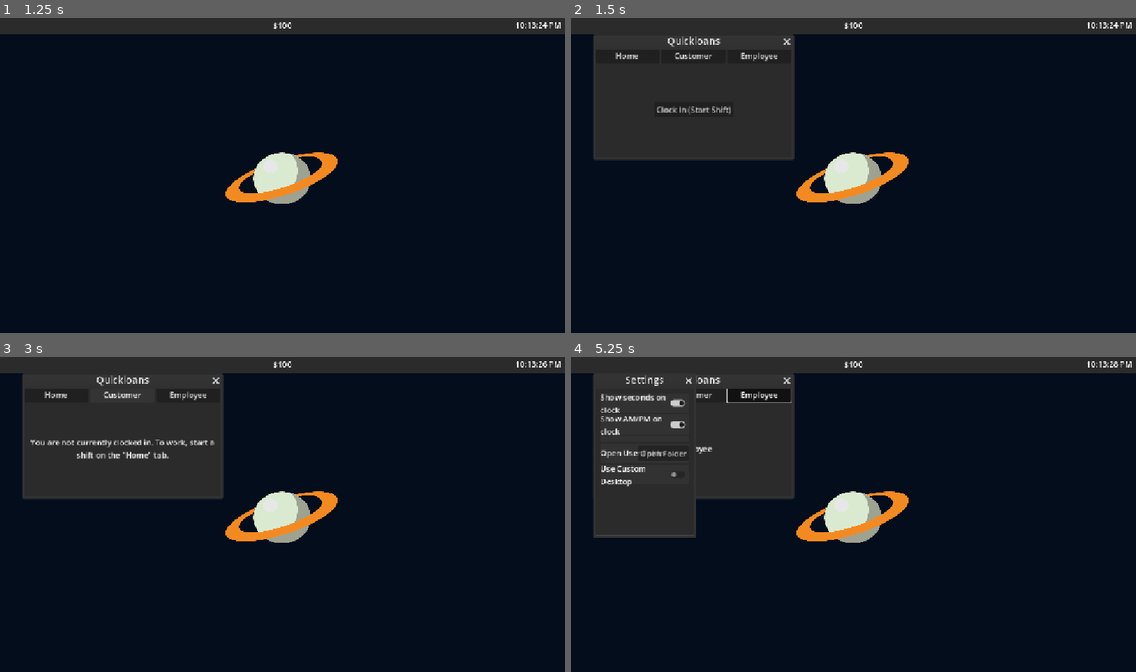
Above: before the commit, frames 1-4 (two rows, left to right).
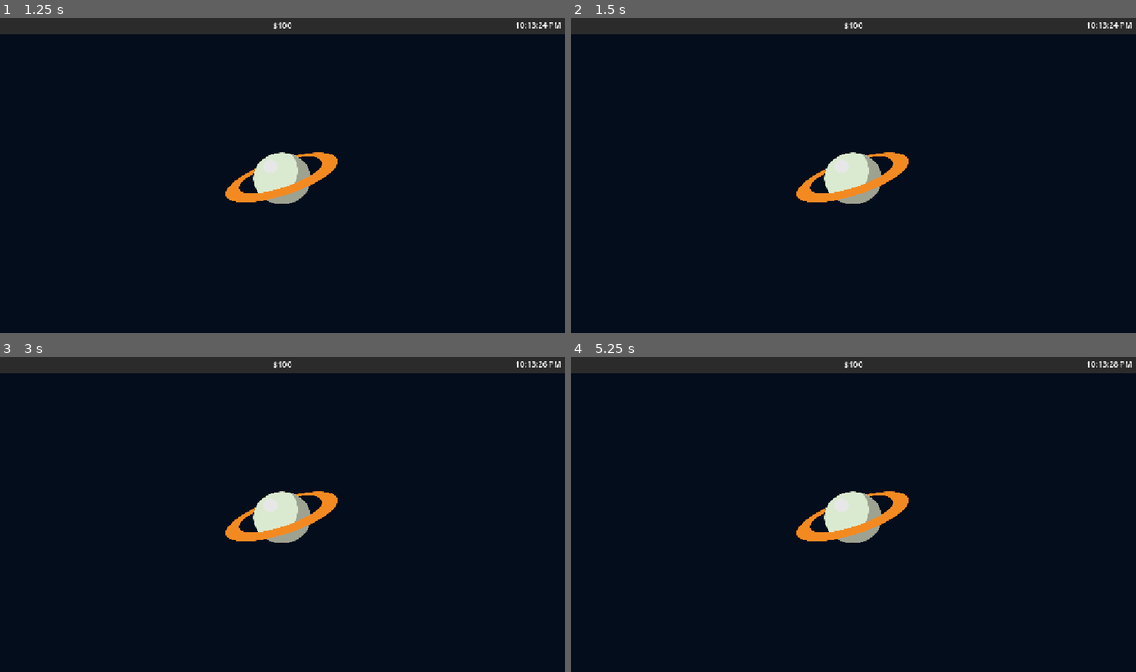
Above: after the commit, the same moments.

Repository: TotsllyRandom/employ-os
Game: Godot game, scene res://scenes/desktop.tscn
Two runs of this game, one before a commit and one after it. Both use one fixed random seed, a clock stepped at 60 frames per second and the inputs below.
Inputs (mouse positions are in pixels of both pictures, inside the frame that each line leads up to):
- Up to frame 1 (1.25 s): tap Enter at 0.5 s; move the mouse to (406, 159) at 0.52 s; hold Right from 0.53 s (still down); tap Alt at 0.6 s; click (406, 159) at 0.67 s
- Up to frame 2 (1.5 s): release Right at 1.25 s; tap Space (Make Window Debug, bound only before the commit) at 1.25 s; drag from (740, 191) to (825, 238) at 1.27 s
- Up to frame 3 (3 s): click (56, 394) at 2 s, where only the run before the commit has a clickable "Home"; click (124, 394) at 2.75 s, where only the run before the commit has a clickable "Customer"
- Up to frame 4 (5.25 s): click (757, 394) at 3.5 s, where only the run before the commit has a clickable "Employee"; tap Enter at 4.25 s; move the mouse to (910, 442) at 4.27 s; hold Right 4.28-5 s; tap Alt at 4.35 s; tap Space (Make Window Debug, bound only before the commit) at 5 s; drag from (825, 577) to (684, 464) at 5.02 s

Frame 1 is identical in both runs. In frame 2, 14% of the frame differs, in the area x 4-40%, y 5-45%; in frame 3, 14%; in frame 4, 16%, in the area x 4-40%, y 5-58%.

Commit message:
Fixed frlcition. Capitalization works now

Diff:
--- a/project.godot
+++ b/project.godot
@@ -50,7 +50,7 @@
 
 "Make Window Debug"={
 "deadzone": 0.2,
-"events": [Object(InputEventKey,"resource_local_to_scene":fa …(140 unchanged characters)… d":false,"keycode":0,"physical_keycode":32,"key_label":0,"unicode":32,"location":0,"echo":false,"script":null)
+"events": [Object(InputEventKey,"resource_local_to_scene":fa …(140 unchanged characters)… d":false,"keycode":0,"physical_keycode":47,"key_label":0,"unicode":47,"location":0,"echo":false,"script":null)
 ]
 }
 
--- a/scenes/apps/contacts.gd
+++ b/scenes/apps/contacts.gd
@@ -10,10 +10,13 @@
 
 
 func check_for_cust(text:String):
-	var corrected = text.to_lower().capitalize()
-	if Customers.customers.keys().has(corrected):
+	var corrected = text.to_lower()
+	var keys = []
+	for key in Customers.customers.keys():
+		keys.append(str(key).to_lower())
+	if keys.has(corrected):
 		$Usable/Label.visible = false
-		Customers.get_customer(Customers.customers.find(corrected))
+		Customers.get_customer(keys.find(corrected))
 	else:
 		$Usable/Label.visible = true
 
@@ -38,6 +41,7 @@
 
 
 func _on_line_edit_text_submitted(new_text: String) -> void:
+	Customers.delete_customer()
 	print("customer checked: "+ new_text)
 	print(Customers.customers.has(new_text))
 	check_for_cust(new_text)
--- a/scenes/apps/quickloans.gd
+++ b/scenes/apps/quickloans.gd
@@ -1,5 +1,7 @@
 extends Control
 
+
+var check_cust: Dictionary
 var guide = {
 	"min_age": 0,
 	"max_age": 106,
@@ -319,14 +321,14 @@
 
 ## Make data for new customer
 func create_new_customer():
-	if Customers.customer == {}:
-		Customers.get_customer(-1)
+	if check_cust == {}:
+		check_cust = Customers.customers[Customers.customers.keys()[randi_range(0,len(Customers.customers.keys()))]]
 	update_screens()
 
 
 ## delete data for old customer
 func delete_customer(make_new: bool):
-	Customers.delete_customer()
+	check_cust = {}
 	if make_new:
 		create_new_customer()
 
@@ -342,7 +344,7 @@
 	if screen == "Customer":
 		if is_in_shift:
 			$"Main/Usable Area/Customer/Name".visible = true
-			$"Main/Usable Area/Customer/Name".text = Customers.customer.get("name")
+			$"Main/Usable Area/Customer/Name".text = check_cust.get("name")
 			var items = ["Approve","Deny"]
 			$"Main/Usable Area/Customer/Loan Amount".visible = true
 			$"Main/Usable Area/Customer/Loan Amount".text = items[randi() % 2]
@@ -370,38 +372,39 @@
 
 func loan_complete(result: String) -> void:
 	var ret = "Approve"
-
-	if Customers.customer["age"] < guide["min_age"]:
-		ret = "Deny"
-	if Customers.customer["age"] >= guide["max_age"]:
-		ret = "Deny"
-
-	if Customers.customer["credit score"] < guide["min_credit_score"]:
-		ret = "Deny"
-	if Customers.customer["credit score"] >= guide["max_credit_score"]:
-		ret = "Deny"
-
-	if Customers.customer["income"] < guide["min_income"]:
-		ret = "Deny"
-	if Customers.customer["income"] >= guide["max_income"]:
-		ret = "Deny"
-
-	if Customers.customer["debt"] >= guide["max_debt"]:
-		ret = "Deny"
-
-	if Customers.customer["employment years"] < guide["min_employment"]:
-		ret = "Deny"
-
-	if Customers.customer["loan amount"] < guide["min_loan"]:
-		ret = "Deny"
-	if Customers.customer["loan amount"] >= guide["max_loan"]:
-		ret = "Deny"
-
-	if Customers.customer["dti"] >= guide["max_dti"]:
+	var check = check_cust
+
+	if check["age"] < guide["min_age"]:
+		ret = "Deny"
+	if check["age"] >= guide["max_age"]:
+		ret = "Deny"
+
+	if check["credit score"] < guide["min_credit_score"]:
+		ret = "Deny"
+	if check["credit score"] >= guide["max_credit_score"]:
+		ret = "Deny"
+
+	if check["income"] < guide["min_income"]:
+		ret = "Deny"
+	if check["income"] >= guide["max_income"]:
+		ret = "Deny"
+
+	if check["debt"] >= guide["max_debt"]:
+		ret = "Deny"
+
+	if check["employment years"] < guide["min_employment"]:
+		ret = "Deny"
+
+	if check["loan amount"] < guide["min_loan"]:
+		ret = "Deny"
+	if check["loan amount"] >= guide["max_loan"]:
+		ret = "Deny"
+
+	if check["dti"] >= guide["max_dti"]:
 		ret = "Deny"
 
 	if guide["payment_history"].size() > 0:
-		if not Customers.customer["payment history"] in guide["payment_history"]:
+		if not check["payment history"] in guide["payment_history"]:
 			ret = "Deny"
 
 	if result == ret:
